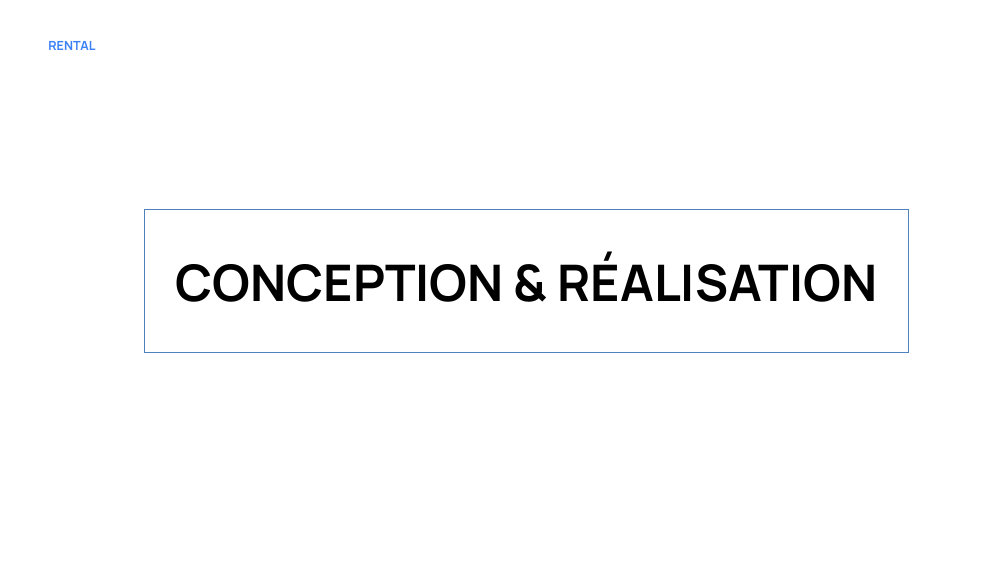
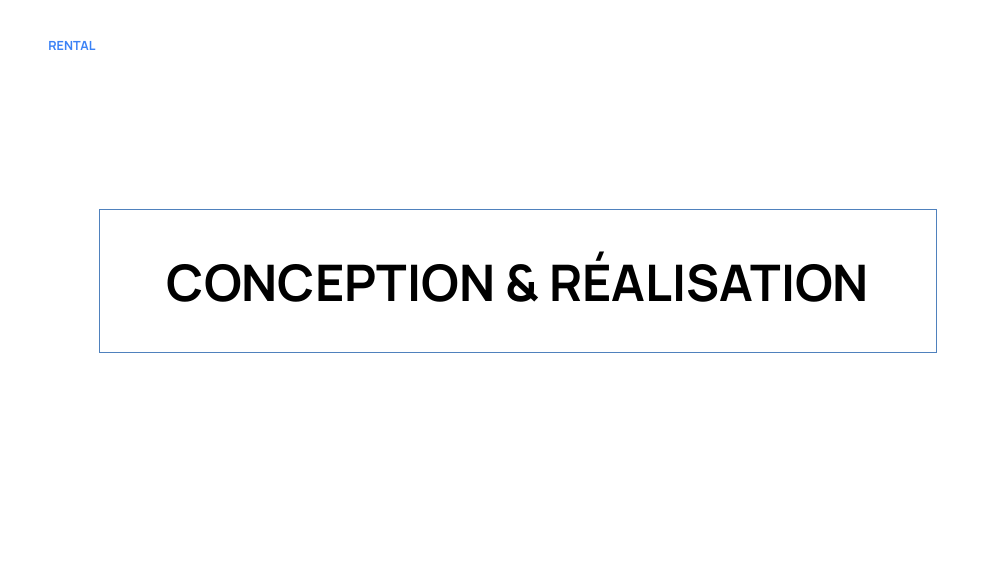
Before and after one commit to xavierGIT04/Soutenance, a slide deck: slide 10 of Soutenance de Licence - GBANDI WAKE (1).pptx. Drawn at 1008x567 pixels with LibreOffice and Linux fonts; fonts in the diff are those of the drawing; background and template pictures are left out. Boxes give left, top, right and bottom in pixels: in the first picture for what was removed or moved away, otherwise in the second. Text is boxed around its words. In the diff, an @@ line names an element or a change of style, - is before the commit and + after.

```diff
--- a/Soutenance de Licence - GBANDI WAKE (1).pptx
+++ b/Soutenance de Licence - GBANDI WAKE (1).pptx
@@ title "CONCEPTION & RÉALISATION": place and size @@
-title "CONCEPTION & RÉALISATION" at <box>144,209,909,352</box>
+title "CONCEPTION & RÉALISATION" at <box>100,209,938,352</box>
```
Also in this commit, not shown: 2 other slides changed.
